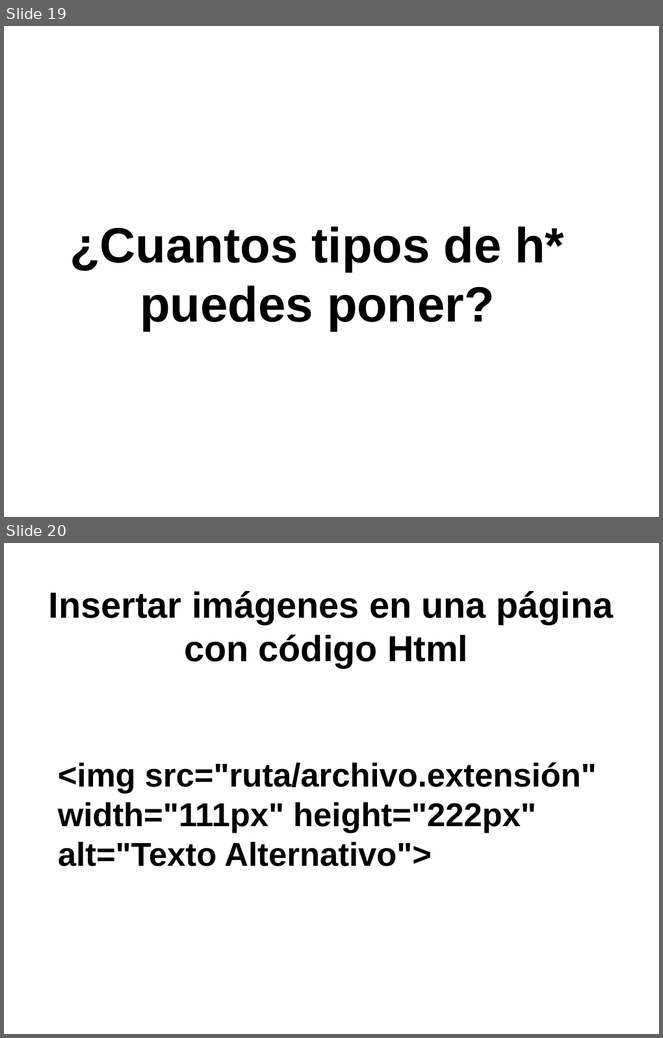
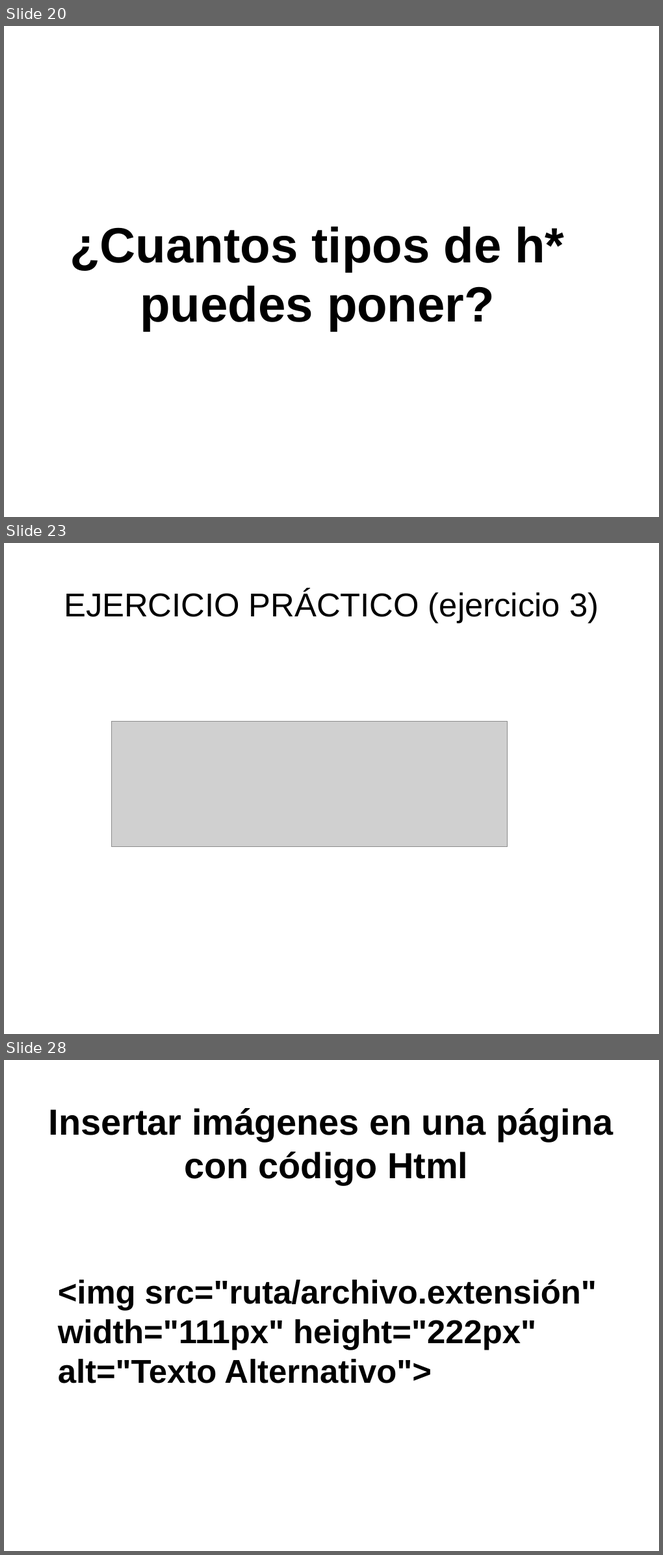
Before and after one commit to toblerone554/CampusInfantil2016, a slide deck: Veteranos/html/PresentaciónHTML.odp. Shown one above the other, each under a label of ours: slides 19 and 20 before the commit, slides 20, 23 and 28 after it; the slides between them are not shown. The pictures are 663x1038 and 663x1555 pixels, drawn with LibreOffice and Linux fonts; fonts in the diff are those of the drawing; grey boxes stand for pictures. Boxes give left, top, right and bottom in pixels: in the first picture for what was removed or moved away, otherwise in the second. Text is boxed around its words. In the diff, an @@ line names an element or a change of style, - is before the commit and + after.

Commit message:
Subidos ejercicios practicos HTML

```diff
--- a/Veteranos/html/PresentaciónHTML.odp
+++ b/Veteranos/html/PresentaciónHTML.odp
@@ slide 23 added at [4,543,659,1034], background #FFFFFF @@
@@ title added at [64,590,599,624], 40 pt, text #000000 @@
+EJERCICIO PRÁCTICO (ejercicio 3)
@@ picture added at [112,721,508,847] @@
@@ what was slide 19 is now slide 20 @@
@@ what was slide 20 is now slide 28 @@
```
Also in this commit, not shown: 6 slides changed, 9 other slides added, 18 other files.
